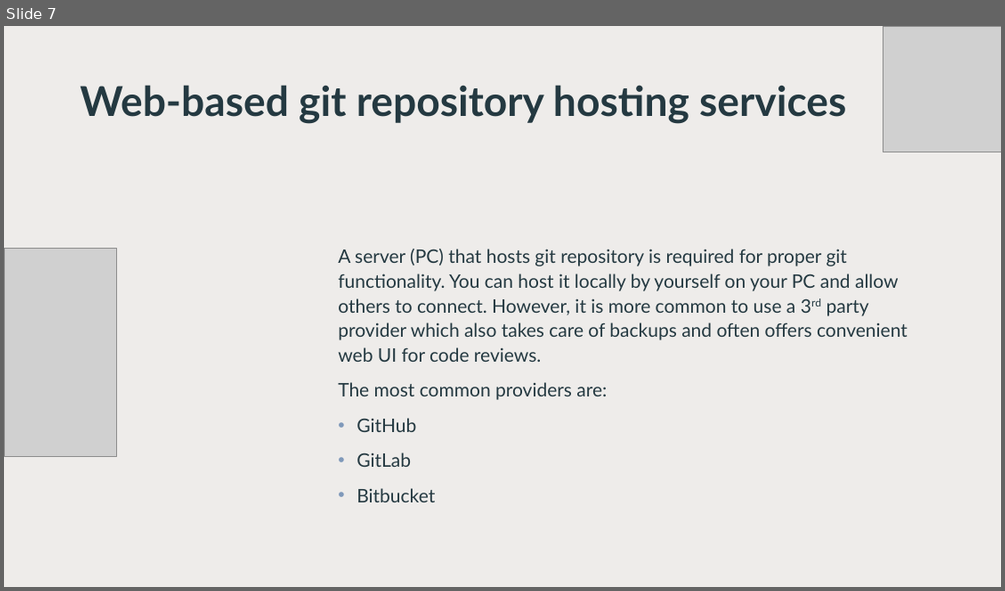
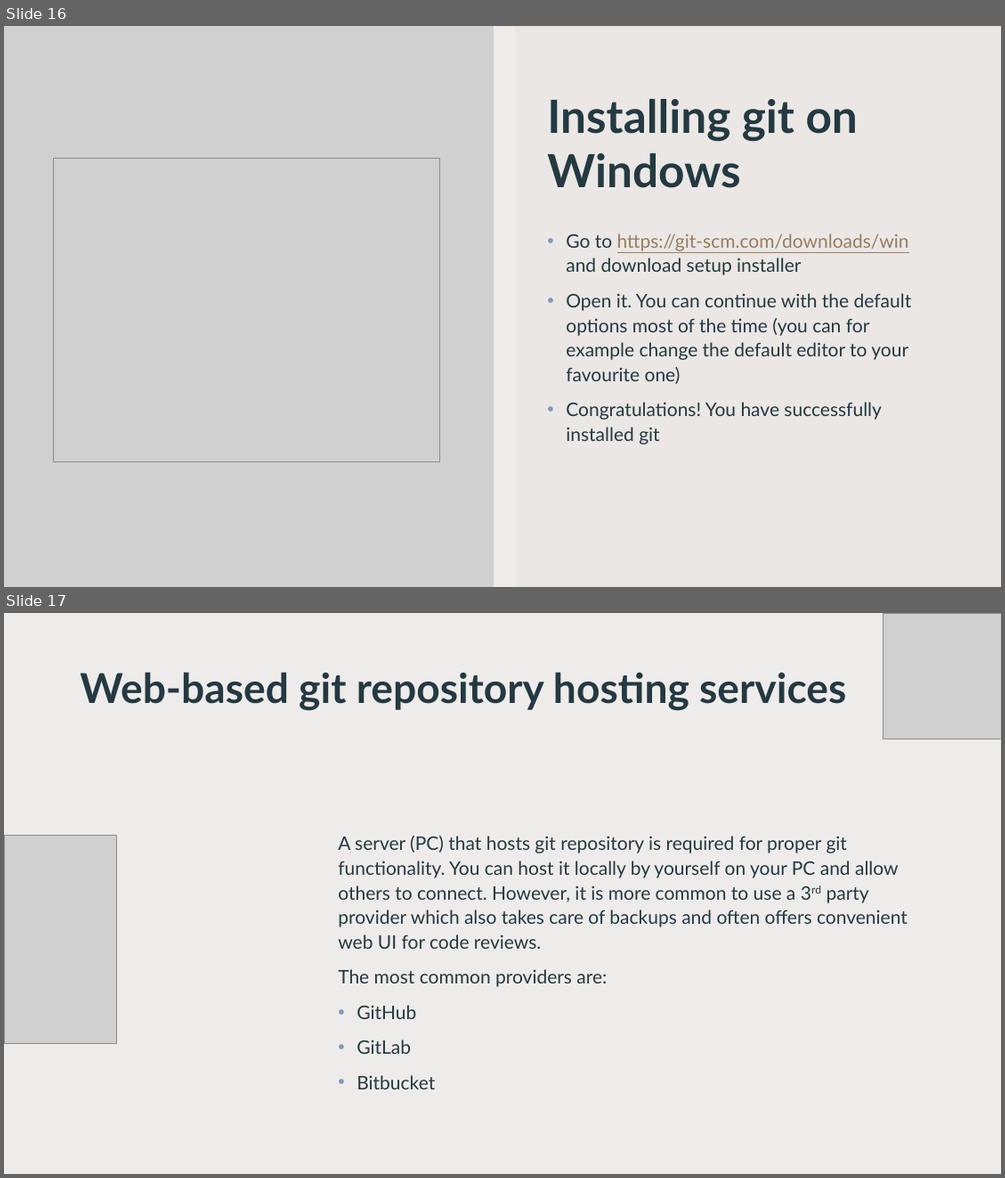
Before and after one commit to malyjak/python-course-2025, a slide deck: Lessons/Lesson_1_version_control_systems.pptx. Shown one above the other, each under a label of ours: slide 7 before the commit, slides 16 and 17 after it. The pictures are 1005x591 and 1005x1178 pixels, drawn with LibreOffice and Linux fonts; fonts in the diff are those of the drawing; grey boxes stand for pictures; background and template pictures are left out. Boxes give left, top, right and bottom in pixels: in the first picture for what was removed or moved away, otherwise in the second. Text is boxed around its words. In the diff, an @@ line names an element or a change of style, - is before the commit and + after.

```diff
--- a/Lessons/Lesson_1_version_control_systems.pptx
+++ b/Lessons/Lesson_1_version_control_systems.pptx
@@ slide 16 added at (4, 26, 1001, 587), background #FFFFFF @@
@@ rectangle added at (4, 26, 1001, 587), fill #FFFFFF @@
@@ rectangle added at (4, 26, 1001, 587), fill #E8E5E2 at 70% opacity @@
@@ rectangle added at (4, 26, 494, 587), fill #33505B @@
@@ picture added at (4, 26, 494, 587) @@
@@ rectangle added at (515, 26, 1001, 587), fill #E8E5E2 at 60% opacity @@
@@ title added at (547, 99, 858, 188), 44 pt, text #243941, bold @@
+Installing git on Windows
@@ picture added at (53, 159, 440, 462) @@
@@ text added at (566, 233, 912, 444), 18 pt, text #243941 @@
+• Go to https://git-scm.com/downloads/win and download setup installer
+• Open it. You can continue with the default options most of the time (you can for example change the default editor to your favourite one)
+• Congratulations! You have successfully installed git
@@ what was slide 7 is now slide 17 @@
```
Also in this commit, not shown: 4 slides changed, 10 other slides added.
